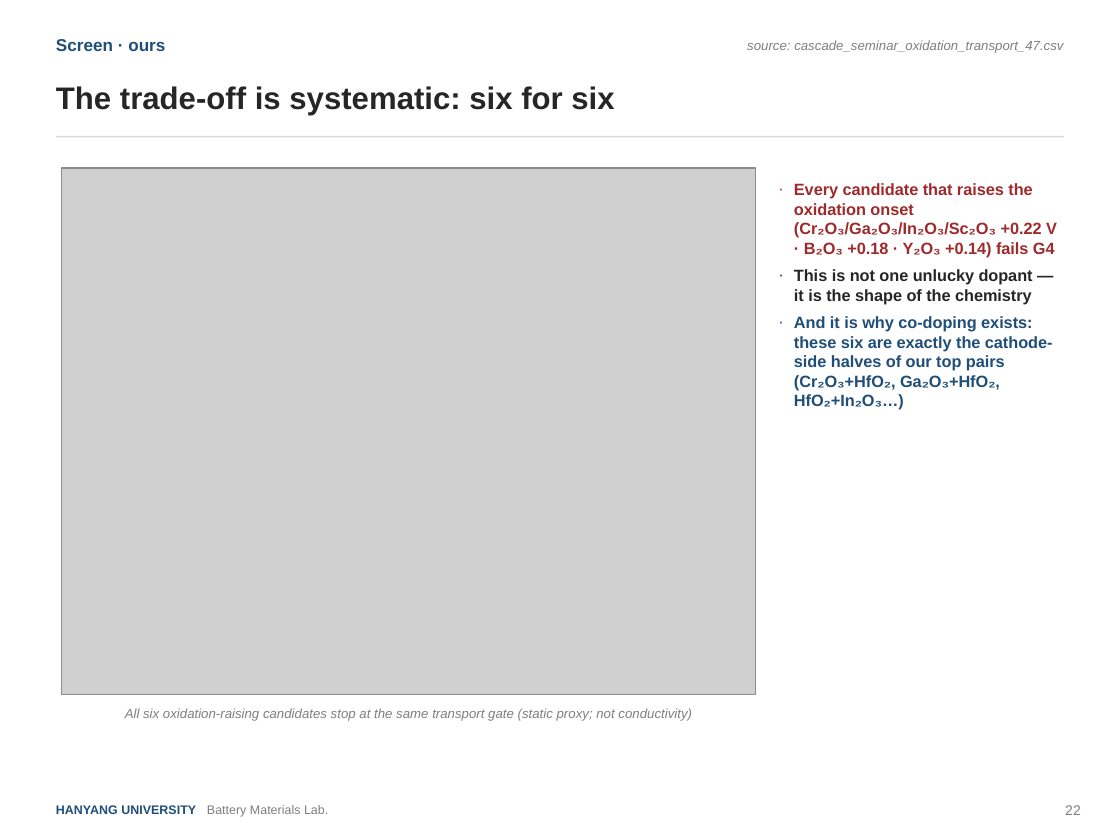
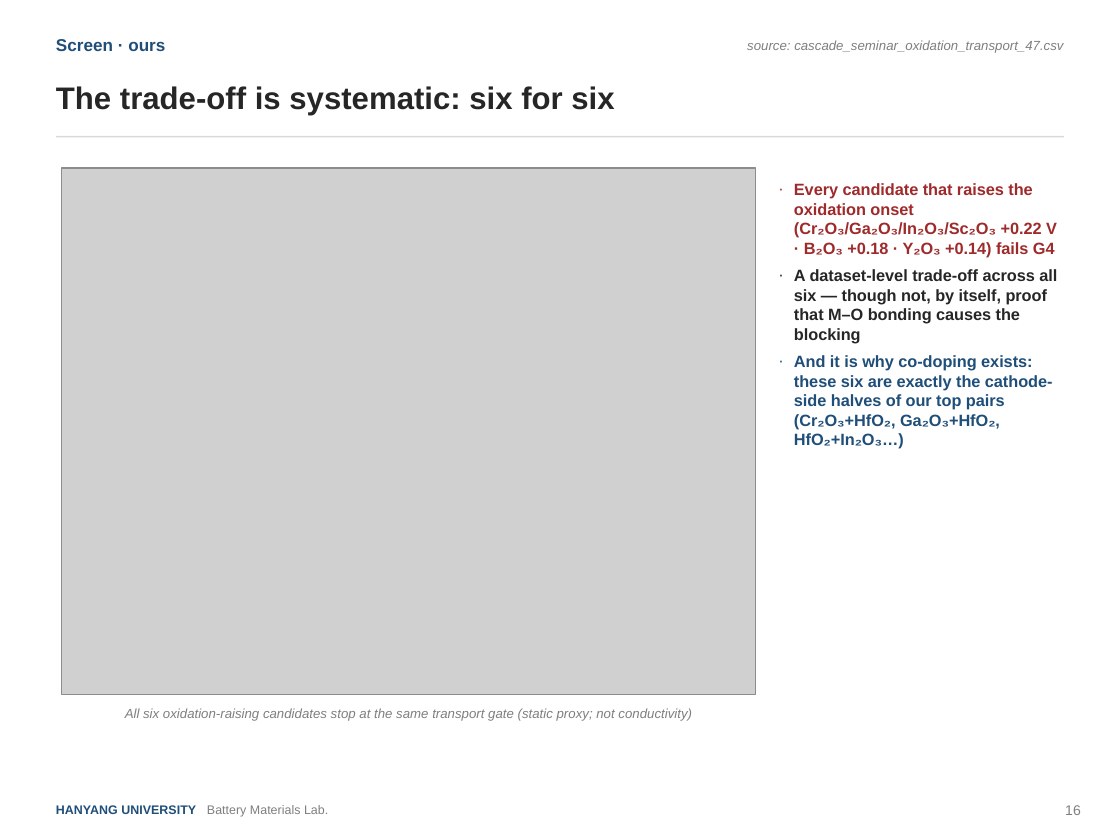
Before and after one commit to yonghoon7153-source/Yonghoon-DEM-DFT, a slide deck: slide 16 of kb/seminars/Research_Seminar_2026_08_final.pptx (slide 22 before the commit). Drawn at 1120x840 pixels with LibreOffice and Linux fonts; fonts in the diff are those of the drawing; grey boxes stand for pictures. Boxes give left, top, right and bottom in pixels: in the first picture for what was removed or moved away, otherwise in the second. Text is boxed around its words. In the diff, an @@ line names an element or a change of style, - is before the commit and + after.

```diff
--- a/kb/seminars/Research_Seminar_2026_08_final.pptx
+++ b/kb/seminars/Research_Seminar_2026_08_final.pptx
@@ text at <box>794,269,1057,344</box>: text changed @@
-· This is not one unlucky dopant — it is the shape of the chemistry
+· A dataset-level trade-off across all six — though not, by itself, proof that M–O bonding causes the blocking
@@ text at <box>1065,805,1081,815</box>: text changed @@
-22
+16
```
Also in this commit, not shown: 34 other slides changed, 1 slide added, 11 slides removed, 4 other files.
